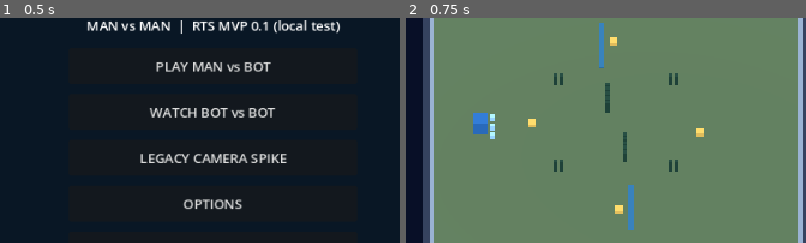
Above: before the commit, frames 1-2 (left to right).
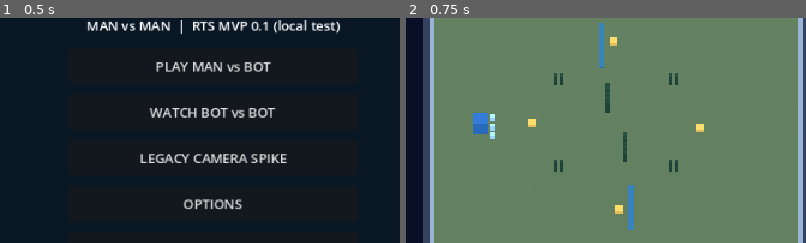
Above: after the commit, the same moments.

Repository: roktiw/scalfagus
Game: Godot game, scene res://scenes/menu.tscn
Two runs of this game, one before a commit and one after it. Both use one fixed random seed, a clock stepped at 60 frames per second and the inputs below.
Inputs:
- Up to frame 1 (0.5 s): no input
- Up to frame 2 (0.75 s): click "PLAY MAN vs BOT" at 0.5 s
The pictures show only the part of the screen within x 23-73%, y 25-75%; the shares and areas given below are measured in that part.

Frame 1 is identical in both runs. In frame 2, 0.1% of the frame differs, in the area x 72-75%, y 47-53%.

Commit message:
fix(rts): enforce rotationally mirrored MAN spawns and bounded bot orders

Diff:
--- a/apps/game/scripts/mirror_match_state.gd
+++ b/apps/game/scripts/mirror_match_state.gd
@@ -54,14 +54,15 @@
         players.append({"matter": 0, "kills": 0})
     _build_terrain()
     sources["west"] = {"pos": Vector2i(17, 31), "stock": 900}
-    sources["east"] = {"pos": Vector2i(46, 33), "stock": 900}
+    sources["east"] = {"pos": Vector2i(46, 32), "stock": 900}
     sources["center_n"] = {"pos": Vector2i(31, 13), "stock": 350}
     sources["center_s"] = {"pos": Vector2i(32, 50), "stock": 350}
     for side in range(2):
         var hx: int = 8 if side == 0 else 55
-        _spawn("hq", side, Vector2i(hx, 32))
+        _spawn("hq", side, Vector2i(hx, 32 if side == 0 else 31))
         for offset in range(3):
-            _spawn("worker", side, Vector2i(hx + (2 if side == 0 else -2), 30 + offset * 2))
+            var wy: int = 30 + offset * 2
+            _spawn("worker", side, Vector2i(hx + (2 if side == 0 else -2), wy if side == 0 else 63 - wy))
 
 func _build_terrain() -> void:
     # Fixed, symmetrical, walkable corridors; neutral impassable water/tree cells.
@@ -430,8 +431,10 @@
         if closest != -1:
             issue_command(side, "attack", rid, closest)
         elif riflemen.size() >= 3:
-            # The opponent starting zone is common map knowledge, NOT enemy entity omniscience.
-            issue_command(side, "move", rid, Vector2i(54, 32) if side == 0 else Vector2i(9, 32))
+            # Opponent spawn zone is common map knowledge, not live hidden-unit coordinates.
+            var scouting_goal: Vector2i = Vector2i(54, 31) if side == 0 else Vector2i(9, 32)
+            if str(soldier["order"]) != "move" or soldier["target_pos"] != scouting_goal:
+                issue_command(side, "move", rid, scouting_goal)
 
 func _check_end() -> void:
     var alive: Array[bool] = [false, false]
